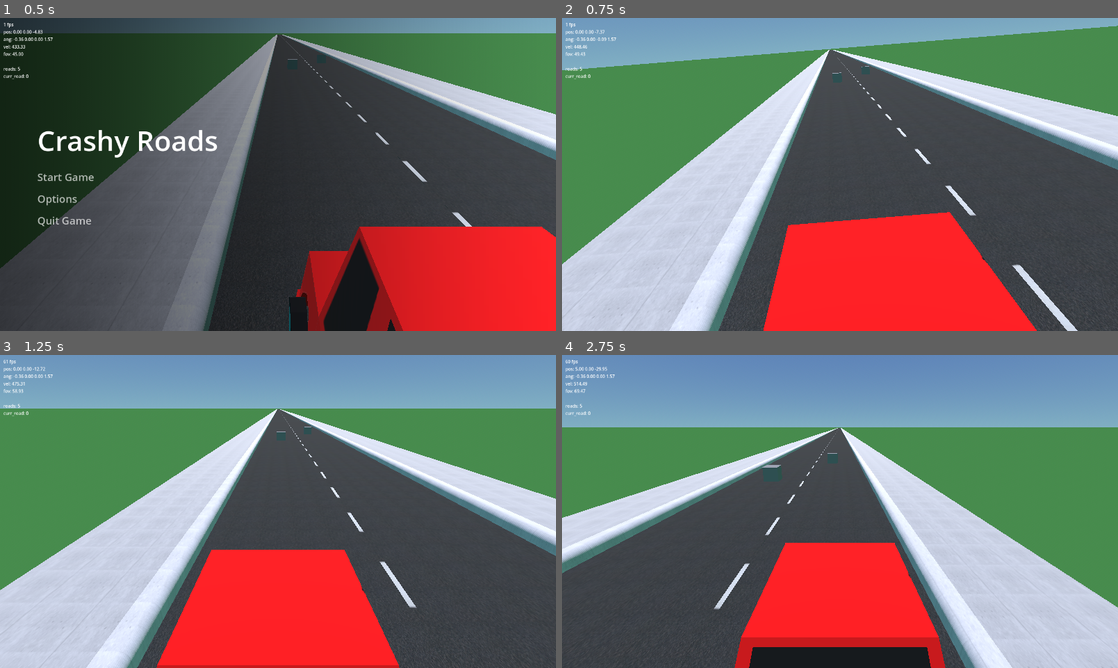
Above: before the commit, frames 1-4 (two rows, left to right).
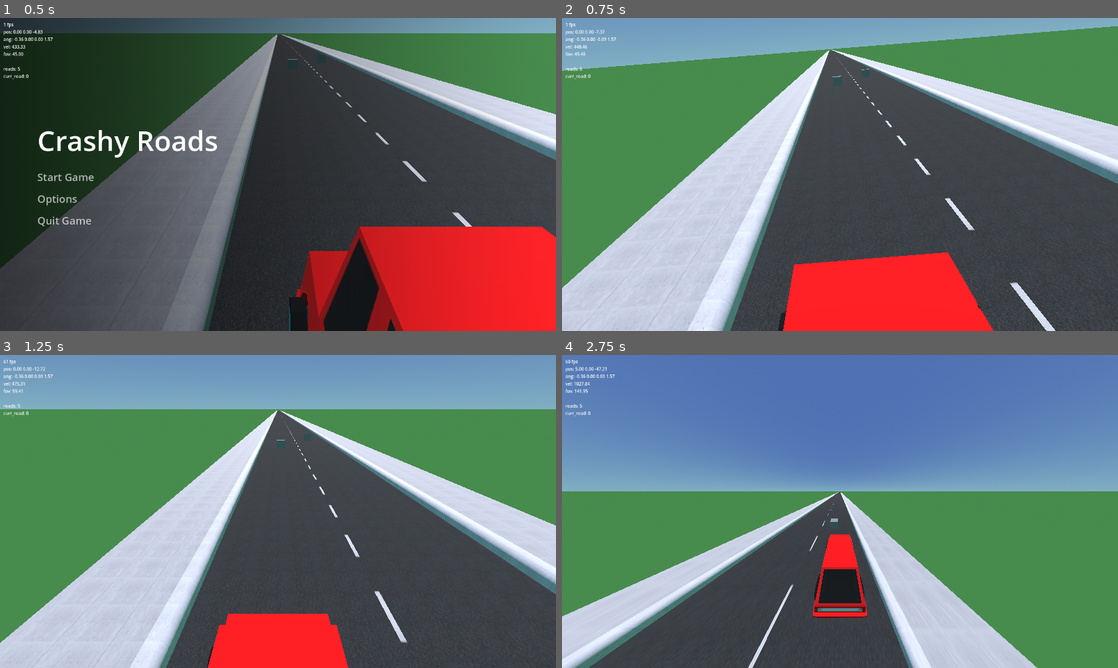
Above: after the commit, the same moments.

Repository: kierandrewett/8.2-driving
Game: Godot game, scene res://maps/dg_01.tscn
Same seed, same stepped clock (60 frames per second), same inputs: the game is played once before the commit and once after it.
Inputs:
- Up to frame 1 (0.5 s): no input
- Up to frame 2 (0.75 s): click "Start Game" at 0.5 s
- Up to frame 3 (1.25 s): no input
- Up to frame 4 (2.75 s): tap Enter at 1.25 s; hold D (moveright) 1.28-2.03 s; tap G (dev_boost, bound only after the commit) at 1.35, 2.1 s; hold Space (brake, bound only after the commit) from 2.03 s (still down)

Frame 1 is identical in both runs. In frame 2, 17% of the frame differs, in the area x 0-100%, y 2-100%; in frame 3, 26%; in frame 4, 80%, in the area x 0-100%, y 3-100%.

Commit message:
✨ Add braking to car

Diff:
--- a/models/car.gd
+++ b/models/car.gd
@@ -33,6 +33,8 @@
 
 var all_road_nodes = []
 
+var autopilot = false
+
 func _ready():
 	# Prerender 4 roads for us
 	for i in range(0, 4):
@@ -40,6 +42,7 @@
 
 	if GameUI.visible:
 		camera.position.x -= 1
+		autopilot = true
 
 	Utils.get_all_nodes_by_name(get_tree().root, "RoadContainer", all_road_nodes)
 	Utils.get_all_nodes_by_name(get_tree().root, "RoadLevel", all_road_nodes)
@@ -112,6 +115,9 @@
 
 	# end reset vars
 
+	if GameUI.visible and !autopilot:
+		return
+
 	if len(road_pieces) < 1:
 		return
 
@@ -122,6 +128,9 @@
 		render_new_road()
 
 func _physics_process(delta):
+	if GameUI.visible and !autopilot:
+		return
+
 	var collider = get_last_slide_collision()
 
 	if collider:
@@ -131,7 +140,7 @@
 			get_tree().quit()
 		)
 	else:
-		if Input.is_action_just_released("car_reset") and !GameUI.visible:
+		if OS.is_debug_build() and Input.is_action_just_released("car_reset") and !GameUI.visible:
 			position.z = 10
 
 		if !GameUI.visible and !done_cam_x_reset:
@@ -139,6 +148,8 @@
 			move_to_lane(0)
 
 		var accel = 0 if GameUI.visible else (ACCELERATION / (global_position.z / -1) / 50.0)
+		var movement_amount = accel
+		var deceleration_amount = 0
 
 		if !GameUI.visible:
 			var input_dir = Input.get_vector("moveleft", "moveright", "none", "none")
@@ -147,15 +158,24 @@
 				move_to_lane(0)
 			elif Input.is_action_just_pressed("moveright"):
 				move_to_lane(1)
+			elif Input.is_action_pressed("brake"):
+				print("brake !")
+				deceleration_amount = DECELERATION / (velocity.length())
+				movement_amount = -deceleration_amount
 
-		velocity.z = move_toward(min(velocity.z - accel, -MIN_DRIVING_VELOCITY), 0, DRIVING_VELOCITY)
+			if OS.is_debug_build() and Input.is_action_just_pressed("dev_boost"):
+				movement_amount = ACCELERATION
+
+		var movement = min(velocity.z - movement_amount, -MIN_DRIVING_VELOCITY)
+		velocity.z = move_toward(movement, 0, DRIVING_VELOCITY)
 
 		move_and_slide()
 
-		if GameUI.visible:
+		if GameUI.visible and autopilot:
 			create_tween().tween_property(camera, "fov", 45, 0.01)
 		else:
-			create_tween().tween_property(camera, "fov", clamp(velocity.length() * 6, 50, 120), 1)
+			create_tween().tween_property(camera, "fov", clamp(velocity.length() * 7 - ((1 - deceleration_amount) * 10), 40, 150), 1)
+			create_tween().tween_property(camera, "position:y", clamp(velocity.length() / 20, 3, 20), 1)
 
 func setpos(x, y, z):
 	position = Vector3(x, y, z)
--- a/project.godot
+++ b/project.godot
@@ -56,3 +56,19 @@
 "events": [Object(InputEventKey,"resource_local_to_scene":false,"resource_name":"","device":-1,"window_id":0,"alt_pressed":false,"shift_pressed":false,"ctrl_pressed":false,"meta_pressed":false,"pressed":false,"keycode":0,"physical_keycode":96,"key_label":0,"unicode":96,"echo":false,"script":null)
 ]
 }
+open_gameui={
+"deadzone": 0.5,
+"events": [Object(InputEventKey,"resource_local_to_scene":false,"resource_name":"","device":-1,"window_id":0,"alt_pressed":false,"shift_pressed":false,"ctrl_pressed":false,"meta_pressed":false,"pressed":false,"keycode":0,"physical_keycode":4194305,"key_label":0,"unicode":0,"echo":false,"script":null)
+, Object(InputEventKey,"resource_local_to_scene":false,"resource_name":"","device":0,"window_id":0,"alt_pressed":false,"shift_pressed":false,"ctrl_pressed":false,"meta_pressed":false,"pressed":false,"keycode":0,"physical_keycode":4194313,"key_label":0,"unicode":0,"echo":false,"script":null)
+]
+}
+brake={
+"deadzone": 0.5,
+"events": [Object(InputEventKey,"resource_local_to_scene":false,"resource_name":"","device":-1,"window_id":0,"alt_pressed":false,"shift_pressed":false,"ctrl_pressed":false,"meta_pressed":false,"pressed":false,"keycode":0,"physical_keycode":32,"key_label":0,"unicode":32,"echo":false,"script":null)
+]
+}
+dev_boost={
+"deadzone": 0.5,
+"events": [Object(InputEventKey,"resource_local_to_scene":false,"resource_name":"","device":-1,"window_id":0,"alt_pressed":false,"shift_pressed":false,"ctrl_pressed":false,"meta_pressed":false,"pressed":false,"keycode":0,"physical_keycode":71,"key_label":0,"unicode":103,"echo":false,"script":null)
+]
+}
--- a/scripts/globals.gd
+++ b/scripts/globals.gd
@@ -1,7 +1,7 @@
 extends Node
 
 @export var sv_acceleration = 10
-@export var sv_deceleration = 2000
+@export var sv_deceleration = 5
 @export var sv_gravity = 0
 @export var sv_lane_change_x = 5
 @export var sv_terminal_velocity_idle = 10
--- a/ui/gameui.gd
+++ b/ui/gameui.gd
@@ -22,7 +22,12 @@
 		node.set_size(Vector2(node.get_size().x, y))
 
 func _process(delta):
+	if Input.is_action_just_pressed("open_gameui"):
+		if !get_node("/root/Car").autopilot:
+			self.visible = !self.visible
+
 	pass
 
 func on_start_game_pressed():
 	self.visible = false
+	get_node("/root/Car").autopilot = false
